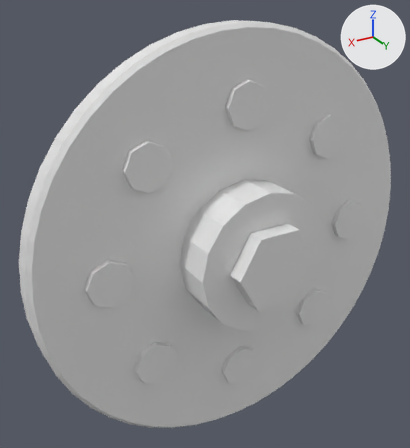
Renders of the OBJ model Assets/Resources/Models/Ricochet_M1/eject_drum.obj from each side of a commit.
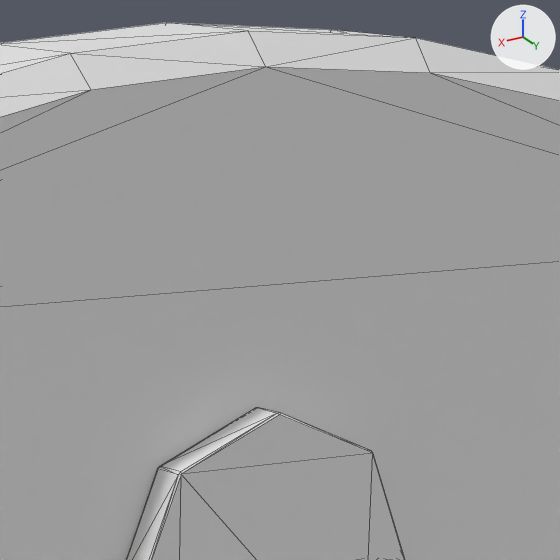
Old and new are each drawn whole from a 50 mm camera at (0.2088, 0.6474, 0.5032) aimed at (0.0232, 0.338, 0.3485) and again close up on the part from 51% to 72% of the width and 4% to 23% of the height. Arrows for +X, +Y and +Z are at upper right; the lights stay in place. The older version's two pictures come first. The close-ups show mesh edges as thin lines. Where no turn or scale is listed for an object, it has been applied to the vertices.

Objects in the first close-up: 'eject_drum'.
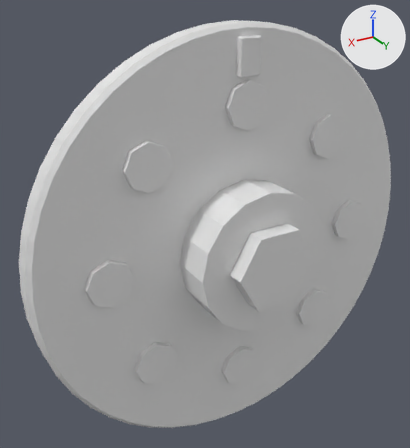
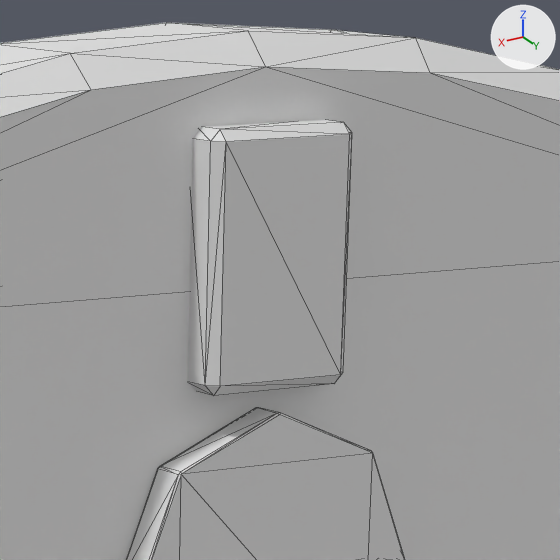
Changed parts and their boxes (x1, y1, x2, y2) in the close-ups (560 x 560 px):
part 1 of me_eject_drum, added: after (188, 120, 352, 396)

Edits to the bpy script that builds the scene:
```text
Change me_eject_drum:
    used by ob_eject_drum; location = (0.0, 0.0, 0.0)
    remove me_eject_drum.from_pydata(...)  # 686 vertices, 1328 faces; spans x -0.15..0.15, y 0.33..0.392, z 0.18..0.48
    add me_eject_drum.from_pydata(...)  # 710 vertices, 1372 faces; spans x -0.15..0.15, y 0.33..0.392, z 0.18..0.48
    me_eject_drum part 1: a new loose piece of 24 vertices spanning x -0.008..0.008, y 0.348..0.354, z 0.448..0.472
```
